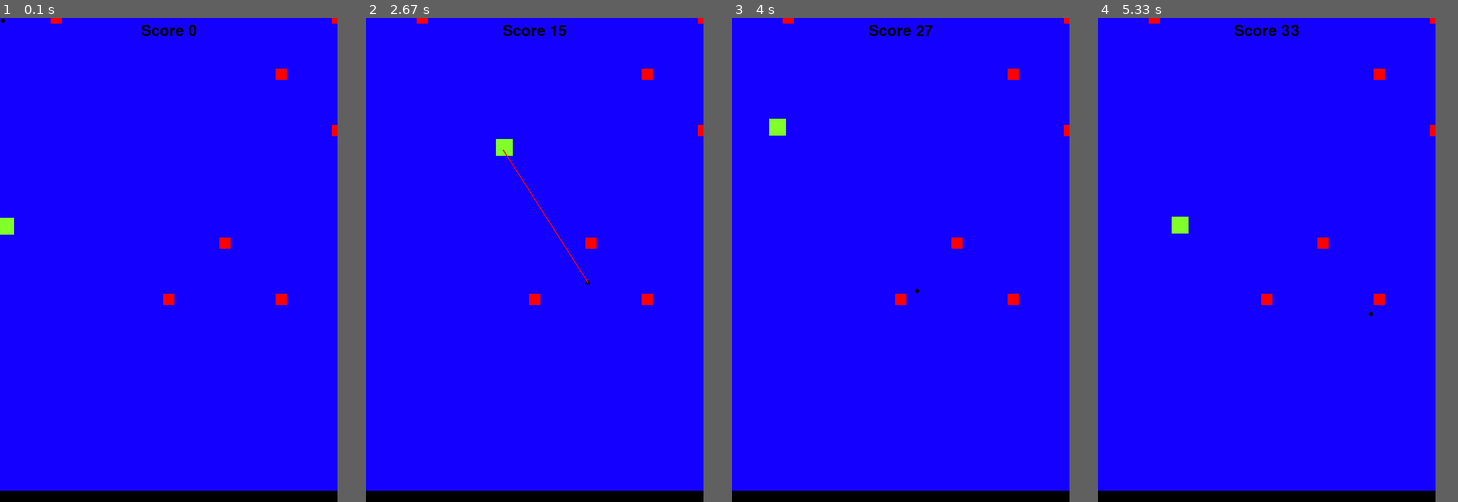
Above: before the commit, frames 1-4 (left to right).
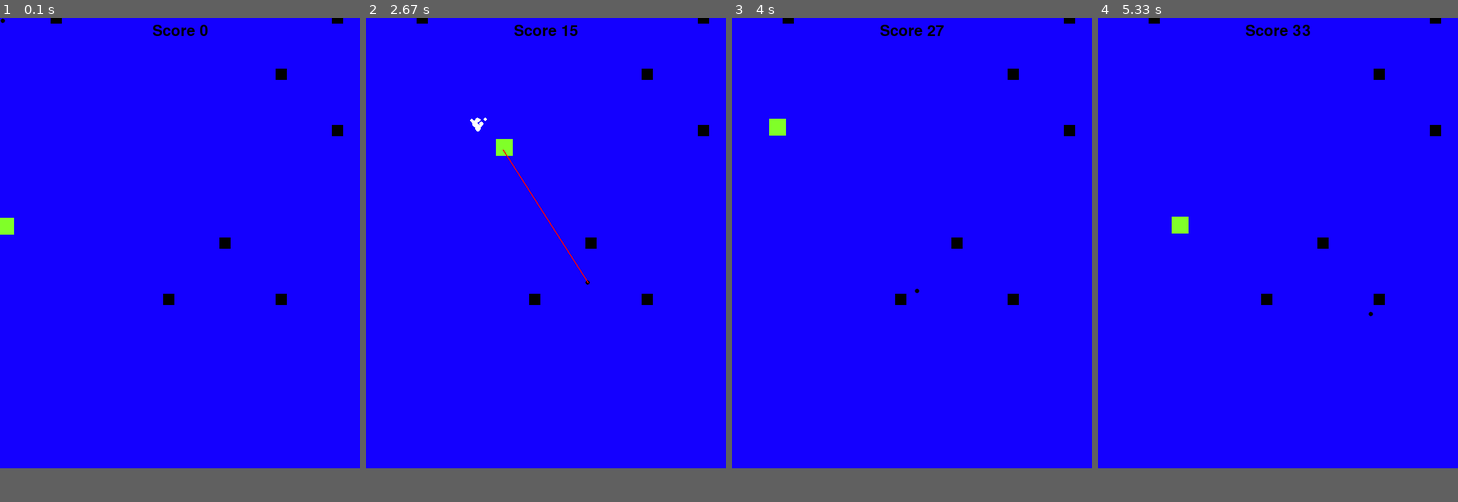
Above: after the commit, the same moments.

Repository: Dennis-Oberg/pygamemess
Game: pygame game, started from gameCore.py
Two runs of this game, one before a commit and one after it. Both use one fixed random seed, a clock stepped at 60 frames per second and the inputs below.
Inputs (mouse positions are in pixels of both pictures, inside the frame that each line leads up to):
- Up to frame 1 (0.1 s): no input
- Up to frame 2 (2.67 s): click (546, 245) at 0.38 s; hold D 0.67-1.13 s; click (661, 230) at 0.75 s; hold W 1.17-1.47 s; click (459, 245) at 1.25 s; hold D 1.5-1.97 s; click (434, 177) at 1.58 s; hold A 2-2.53 s; click (600, 85) at 2.08 s; hold S from 2.57 s (still down); click (589, 284) at 2.65 s
- Up to frame 3 (4 s): release S at 2.87 s; hold A 2.9-3.3 s; click (919, 90) at 2.98 s; hold W 3.33-3.7 s; click (782, 230) at 3.42 s; hold D from 3.73 s (still down); click (915, 289) at 3.82 s
- Up to frame 4 (5.33 s): release D at 4.37 s; hold S 4.4-4.77 s; click (1267, 168) at 4.48 s; hold A 4.8-5.27 s; click (1371, 313) at 4.88 s; hold D from 5.3 s (still down)
In our replay, the window is 600x860 before the commit and 640x800 after it. These sizes can differ from the game's own. Grey fills any space a smaller window leaves; there, only what the larger window draws over its background counts as a difference.

The runs differ from the first frame. In frame 1, 2.9% of the frame differs, in the area x 0-96%, y 0-100%; in frame 2, 2.9%; in frame 3, 2.9%; in frame 4, 2.9%.

Commit message:
particles

Diff:
--- a/gameCore.py
+++ b/gameCore.py
@@ -6,8 +6,8 @@
 pygame.init()
 vec = pygame.math.Vector2
 
-HEIGHT = 860
-WIDTH = 600
+HEIGHT = 800
+WIDTH = 640
 ACC = 0.85
 FRIC = -0.1
 FPS = 60
@@ -18,7 +18,12 @@
 pygame.display.set_caption("2D")
 font_name = pygame.font.match_font('Adobe Arabic')
 
-
+class Particle():
+    def __init__(self):
+        self.pos = vec(0,0)
+
+    def setPos(self, player):
+        self.pos = vec(player.playerMouseX, player.playerMouseY)
 
 class Player(pygame.sprite.Sprite):
     def __init__(self, info):
@@ -30,16 +35,30 @@
         self.hp = 100
         self.score = 0
         self.name = "Dennis"
+        self.isMoving = False
+        self.playerMouseX, playerMouseY = pygame.mouse.get_pos()
 
 
         self.pos = vec((10,385))
         self.vel = vec(0,0)
         self.acc = vec(0,0)
+        self.particles = []
 
 
     def setScore(self, score):
         self.score = score
 
+    def createParticles(self):
+        self.particles.append([[200,200 ], [random.randint(0, 20) / 10 - 1, -2], random.randint(4, 6)])
+        for particle in self.particles:
+            particle[0][0] += particle[1][0]
+            particle[0][1] += particle[1][1]
+            particle[2] -= 0.1
+            particle[1][1] += 0.1
+            pygame.draw.circle(displaysurface, (255, 255, 255), [int(particle[0][0]), int(particle[0][1])], int(particle[2]))
+            if particle[2] <= 0:
+                self.particles.remove(particle)
+
 
     def move(self):
         self.acc = vec(0,0)
@@ -48,12 +67,16 @@
 
         if pressed_keys[K_a]:
             self.acc.x = - ACC
+            isMoving = True
         if pressed_keys[K_d]:
             self.acc.x =  ACC
+            isMoving = True
         if pressed_keys[K_w]:
             self.acc.y = - ACC
+            isMoving = True
         if pressed_keys[K_s]:
             self.acc.y = ACC
+            isMoving = True
         if pressed_keys[K_SPACE]:
             self.ACC = 0
             self.FRIC = 0
@@ -69,6 +92,7 @@
         pygame.draw.circle(surface, (0,0,0), pygame.mouse.get_pos(), 4)
         if event.type == pygame.MOUSEBUTTONDOWN:
             self.drawLine(surface)
+            self.createParticles()
             self.score += 1
 
 
@@ -81,11 +105,6 @@
             obstaclePoints.append(obst.pos.x)
 
 
-    def update(self):
-        hits = pygame.sprite.spritecollide(play1 , platform, False)
-        if hits:
-            self.pos.y = hits[0].rect.top + 1
-            self.vel.y = 0
 
     def collision(self):
         if self.pos.x > WIDTH:
@@ -107,29 +126,25 @@
 
 
 
-class platform(pygame.sprite.Sprite):
-    def __init__(self):
-        super().__init__()
-        self.surf = pygame.Surface((WIDTH, 20))
-        self.surf.fill((0,0,0))
-        self.rect = self.surf.get_rect(center = (WIDTH/2, HEIGHT - 10))
+
 
 
 class Obstacle(pygame.sprite.Sprite):
     def __init__(self):
         super().__init__()
         self.surf = pygame.Surface((20, 20))
-        self.surf.fill((255,0,0))
+        self.surf.fill((random.random(),0,0))
         self.rect = self.surf.get_rect(center = (300 - 50,250))
         self.pos = vec((0,0))
 
-
-
         self.vel = vec(0,0)
         self.acc = vec(0,0)
 
-    def move(self):
+    def move(self, player):
         self.acc = vec(0,0.5)
+        if(player.isMoving):
+            self.acc.x =-5
+
 
     def setCenter(self,  x, y):
         self.rect = self.surf.get_rect(center = (x, y))
@@ -141,7 +156,7 @@
         self.Player = Player
         self.Surface = Surface
 
-    def scrolling(self):
+    def scrolling(self, obstacles):
         pass
 
 
@@ -153,12 +168,17 @@
         Surface.blit(text_surface, text_rect)
 
 #creating objects
-platform = platform()
+
 play1 = Player("Dennis")
 
 gameCore = GameCore(play1, displaysurface)
 
+
 obstacles = []
+
+
+
+
 
 for i in range(10):
     obstacles.append(Obstacle())
@@ -167,8 +187,10 @@
 
 all_sprites = pygame.sprite.Group()
 all_sprites.add(play1)
-all_sprites.add(platform)
+
 all_sprites.add(obstacles)
+platforms = pygame.sprite.Group()
+
 
 
 
@@ -176,6 +198,10 @@
 
 
 while True:
+
+    displaysurface.fill((20,0,255))
+
+
     for event in pygame.event.get():
         if event.type == QUIT:
             pygame.quit()
@@ -185,7 +211,7 @@
             sys.exit
 
 
-    displaysurface.fill((20,0,255))
+
 
 
     for entity in all_sprites:
@@ -202,8 +228,10 @@
     play1.checkCollision(obstacles)
     play1.createMouse(displaysurface)
 
+    gameCore.scrolling(obstacles)
+
     for obstacle in obstacles:
-        obstacle.move()
+        obstacle.move(play1)
 
 
     pygame.display.update()
